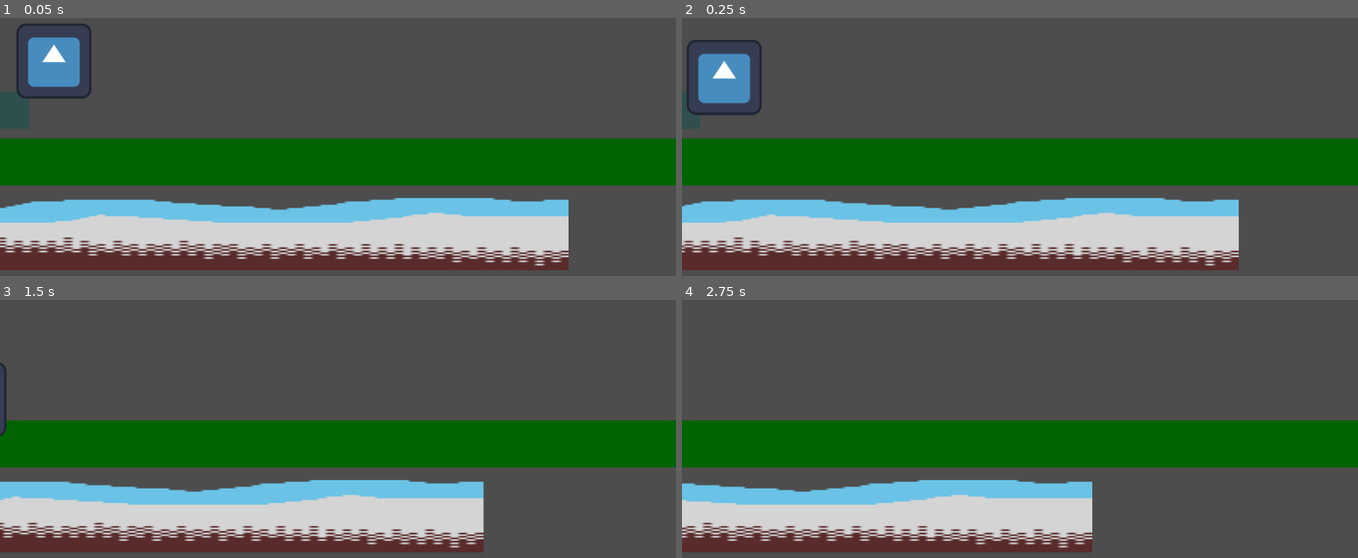
Above: before the commit, frames 1-4 (two rows, left to right).
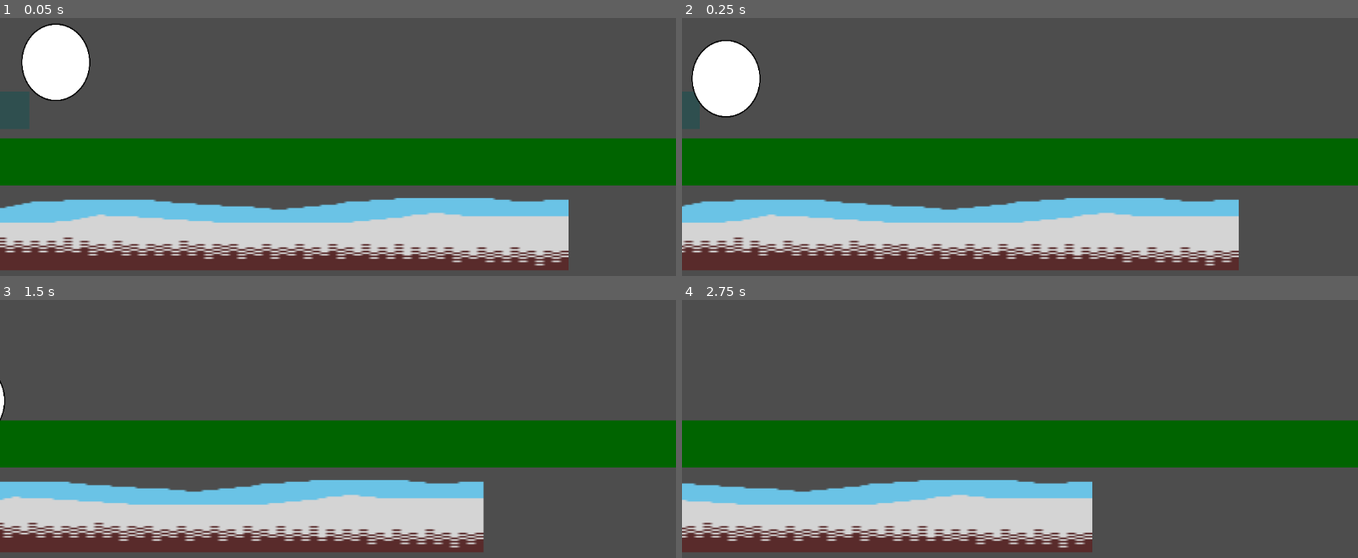
Above: after the commit, the same moments.

Repository: TNHo/Hack-Damien-2026-2D-GD
Game: Godot game, scene res://node_2d.tscn
Two runs of this game, one before a commit and one after it. Both use one fixed random seed, a clock stepped at 60 frames per second and the inputs below. The engine's default icon, where the game draws it, is replaced by a stand-in: a white triangle on a blue panel in a dark square.
Inputs:
- Up to frame 1 (0.05 s): no input
- Up to frame 2 (0.25 s): no input
- Up to frame 3 (1.5 s): tap W (jump) at 0.77 s
- Up to frame 4 (2.75 s): tap W (jump) at 1.52 s

The runs differ from the first frame. In frame 1, 2.7% of the frame differs, in the area x 2-14%, y 2-33%; in frame 2, 2.6%; in frame 3, 0.2%; in frame 4, nothing differs.

Commit message:
replaced character

Diff:
--- a/2d-side-scroller/node_2d.tscn
+++ b/2d-side-scroller/node_2d.tscn
@@ -1,7 +1,7 @@
 [gd_scene format=3 uid="uid://c276p4o3mkfsf"]
 
 [ext_resource type="Script" uid="uid://cnbg36e1u0pvo" path="res://character_body_2d.gd" id="1_0e48y"]
-[ext_resource type="Texture2D" uid="uid://dlh2534rwc6d8" path="res://icon.svg" id="2_epypp"]
+[ext_resource type="Texture2D" uid="uid://cr5ma0h41ljrf" path="res://placeholder.png" id="2_epypp"]
 [ext_resource type="Texture2D" uid="uid://b5625cm1k4s85" path="res://ground.png" id="3_epypp"]
 
 [sub_resource type="GDScript" id="GDScript_0hol4"]
@@ -71,7 +71,8 @@
 script = ExtResource("1_0e48y")
 
 [node name="PlayerSprite2D" type="Sprite2D" parent="MarginContainer/PlayerCharacterBody2D" unique_id=73001522]
-position = Vector2(362, 267)
+position = Vector2(364, 268.75)
+scale = Vector2(0.14420804, 0.16115703)
 texture = ExtResource("2_epypp")
 
 [node name="PlayerCollisionShape2D" type="CollisionShape2D" parent="MarginContainer/PlayerCharacterBody2D" unique_id=830194376]
Not shown, added: 2d-side-scroller/placeholder.png.import
